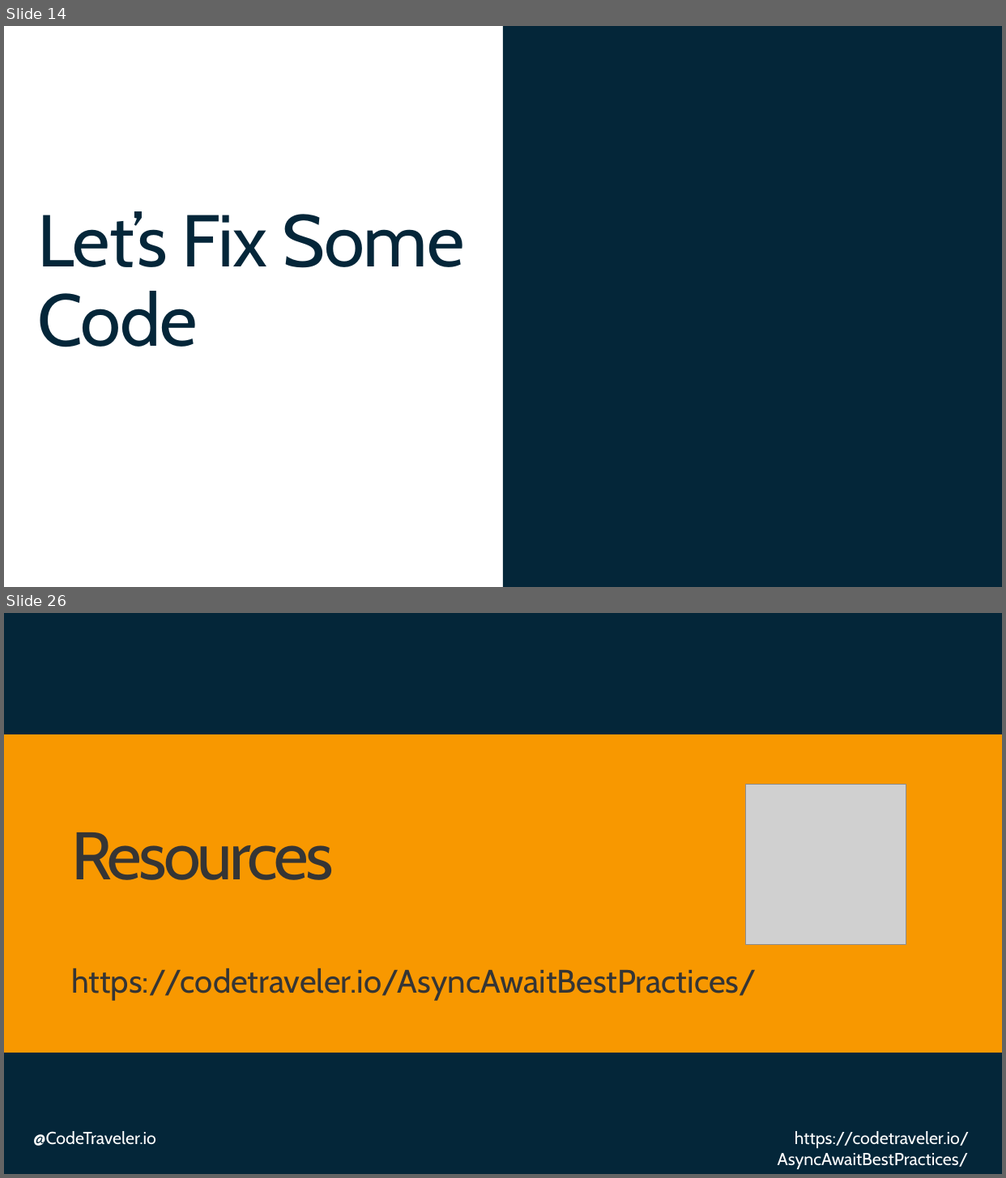
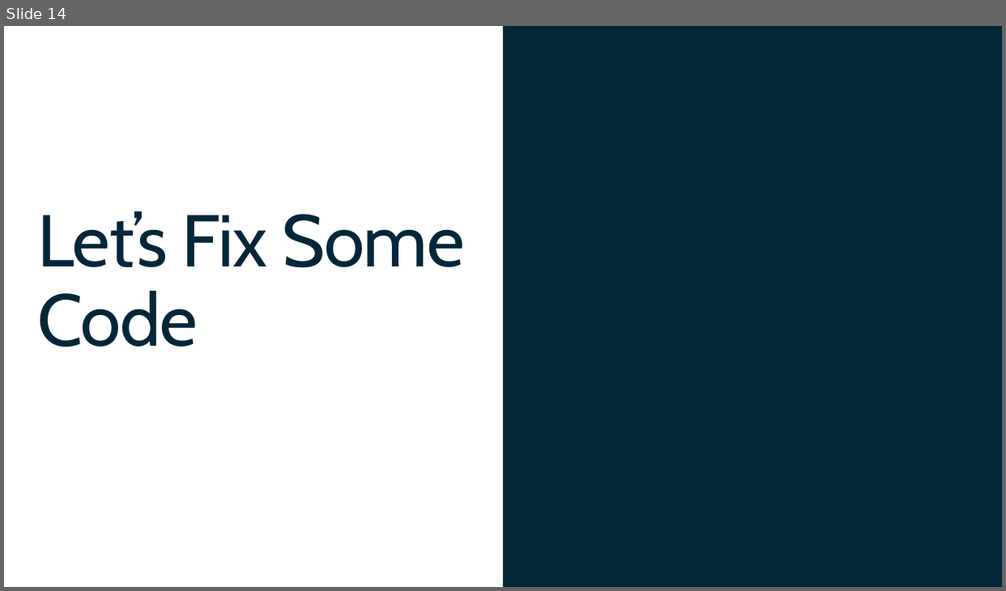
Before and after one commit to TheCodeTraveler/BecomeAnExpertWithAsyncAwait, a slide deck: 1. Thread Switching and Compiler Generatoed Code/ThreadSwitchingAndCompilerGeneratedCode.pptx. Shown one above the other, each under a label of ours: slides 14 and 26 before the commit, slide 14 after it; the slides between them are not shown. The pictures are 1006x1178 and 1006x591 pixels, drawn with LibreOffice and Linux fonts; fonts in the diff are those of the drawing; grey boxes stand for pictures; background and template pictures are left out. Boxes give left, top, right and bottom in pixels: in the first picture for what was removed or moved away, otherwise in the second. Text is boxed around its words. In the diff, an @@ line names an element or a change of style, - is before the commit and + after.

```diff
--- a/1. Thread Switching and Compiler Generatoed Code/ThreadSwitchingAndCompilerGeneratedCode.pptx
+++ b/1. Thread Switching and Compiler Generatoed Code/ThreadSwitchingAndCompilerGeneratedCode.pptx
@@ slide 26 removed at bbox=[4, 613, 1002, 1174], background #042639 @@
@@ rectangle removed at bbox=[4, 735, 1002, 1053] @@
@@ picture removed at bbox=[746, 785, 906, 945] @@
@@ text removed at bbox=[71, 833, 334, 880] @@
-Resources
@@ text removed at bbox=[71, 969, 756, 1000] @@
-https://codetraveler.io/AsyncAwaitBestPractices/
@@ text removed at bbox=[33, 1131, 156, 1146] @@
-@CodeTraveler.io
@@ text removed at bbox=[778, 1131, 969, 1170] @@
-https://codetraveler.io/AsyncAwaitBestPractices/
```
Also in this commit, not shown: 12 other slides removed.
